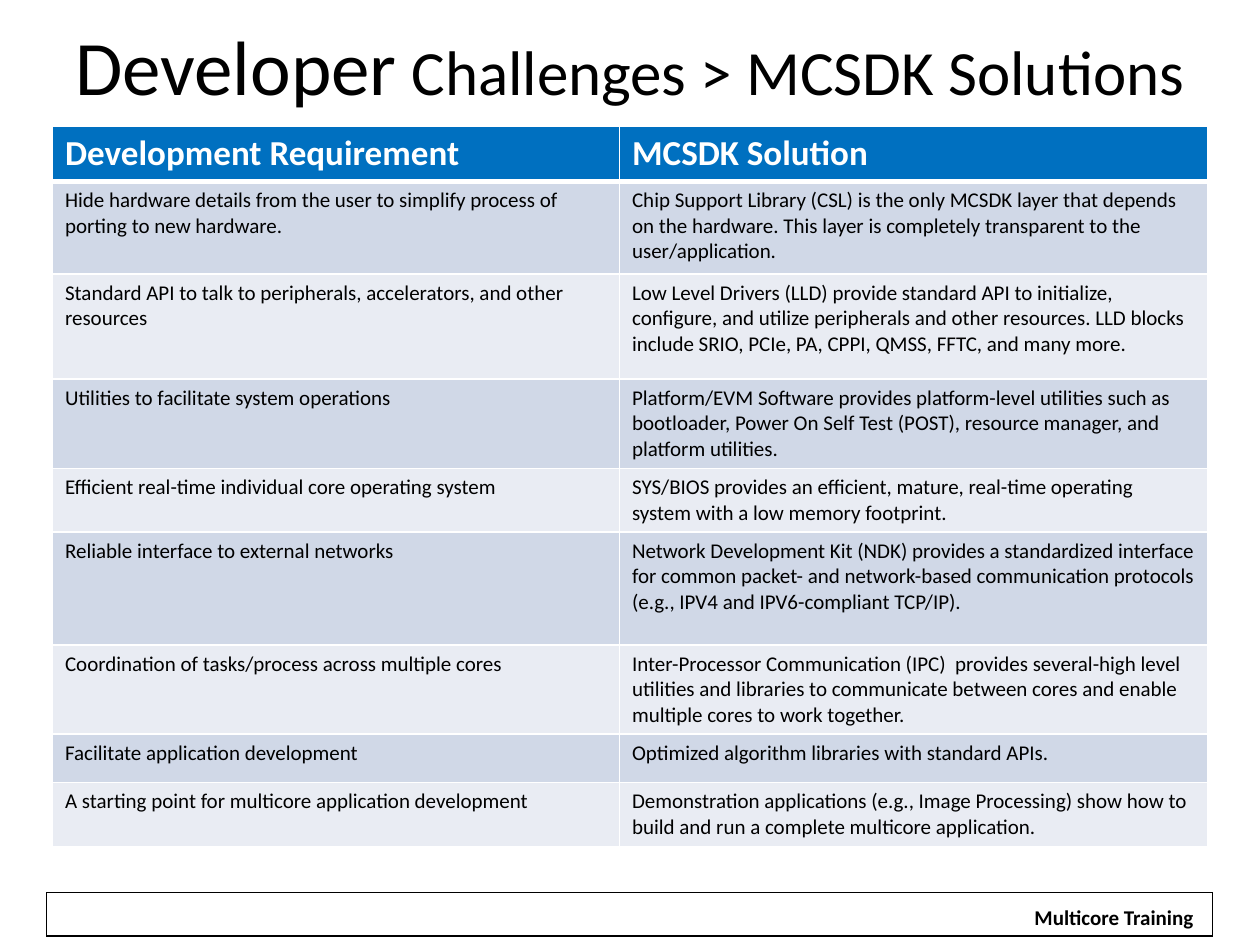
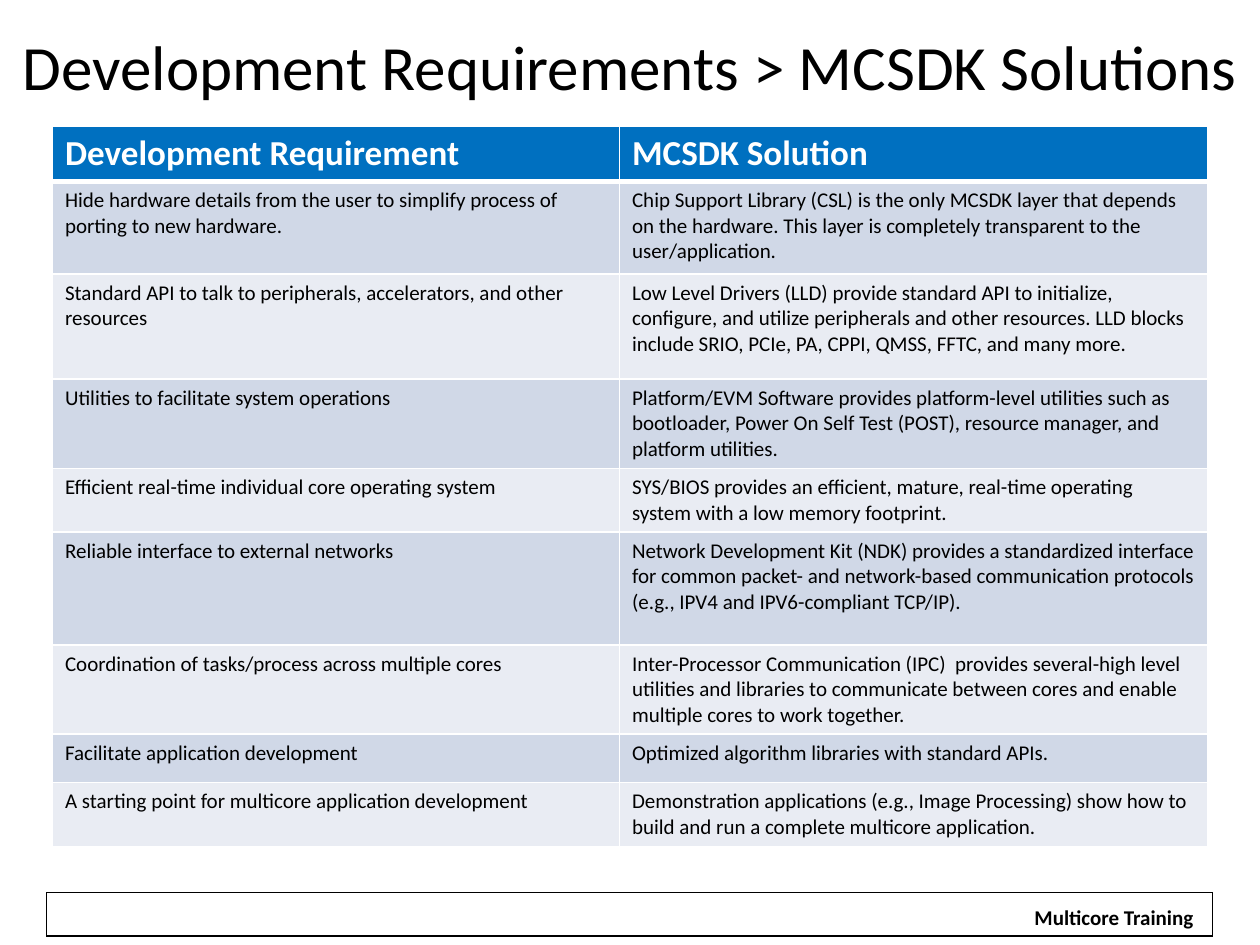
Before and after one commit to hari1989/keystone-workshop, a slide deck: slide 13 of slides/Introduction to KeyStone Software Ecosystem.pptx. Drawn at 1260x945 pixels with LibreOffice and Linux fonts; fonts in the diff are those of the drawing; background and template pictures are left out. Boxes give left, top, right and bottom in pixels: in the first picture for what was removed or moved away, otherwise in the second. Text is boxed around its words. In the diff, an @@ line names an element or a change of style, - is before the commit and + after.

```diff
--- a/slides/Introduction to KeyStone Software Ecosystem.pptx
+++ b/slides/Introduction to KeyStone Software Ecosystem.pptx
@@ title at bbox=[23, 46, 1237, 100]: text changed @@
-Developer Challenges > MCSDK Solutions
+Development Requirements > MCSDK Solutions
```
Also in this commit, not shown: 16 other slides changed, 1 other file.
